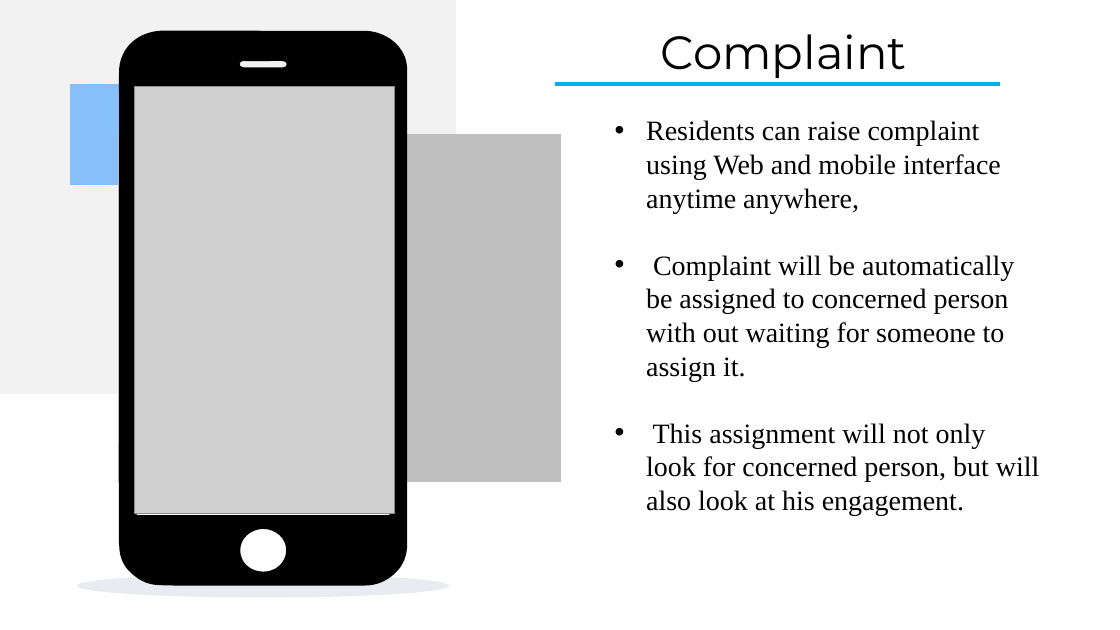
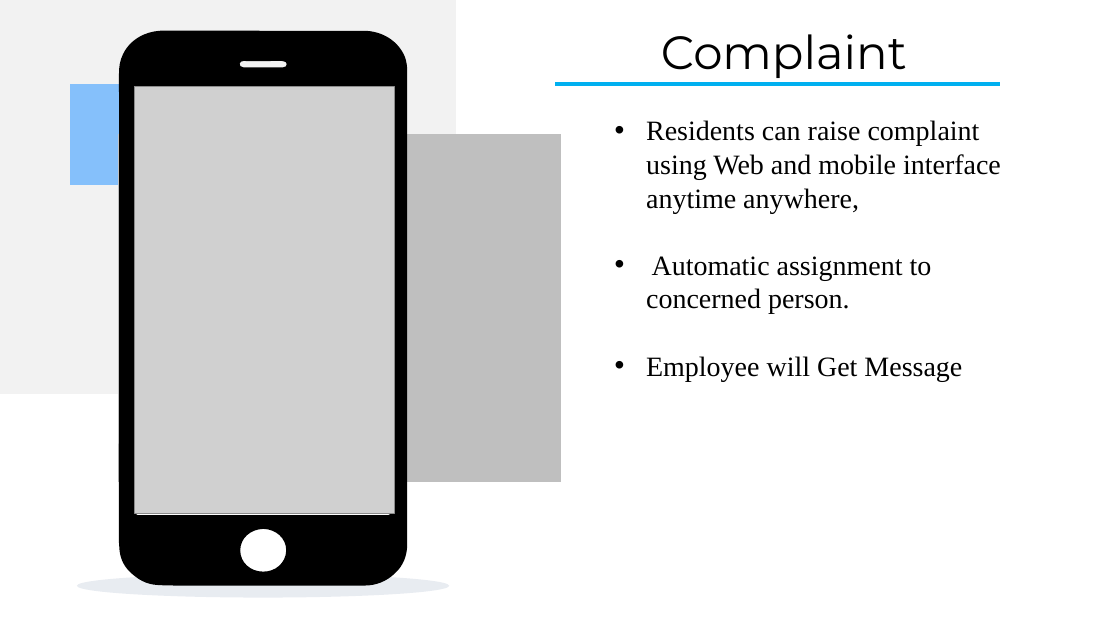
Before and after one commit to Anvisys/Documents, a slide deck: slide 7 of Nestin presentation.pptx. Drawn at 1120x630 pixels with LibreOffice and Linux fonts; fonts in the diff are those of the drawing; grey boxes stand for pictures. Boxes give left, top, right and bottom in pixels: in the first picture for what was removed or moved away, otherwise in the second. Text is boxed around its words. In the diff, an @@ line names an element or a change of style, - is before the commit and + after.

```diff
--- a/Nestin presentation.pptx
+++ b/Nestin presentation.pptx
@@ text at <box>646,256,962,381</box>: text changed @@
-• Complaint will be automatically be assigned to concerned person with out waiting for someone to assign it.
-• This assignment will not only look for concerned person, but will also look at his engagement.
+• Automatic assignment to concerned person.
+• Employee will Get Message
```
Also in this commit, not shown: 11 other slides changed, 1 slide added, 1 slide removed.
